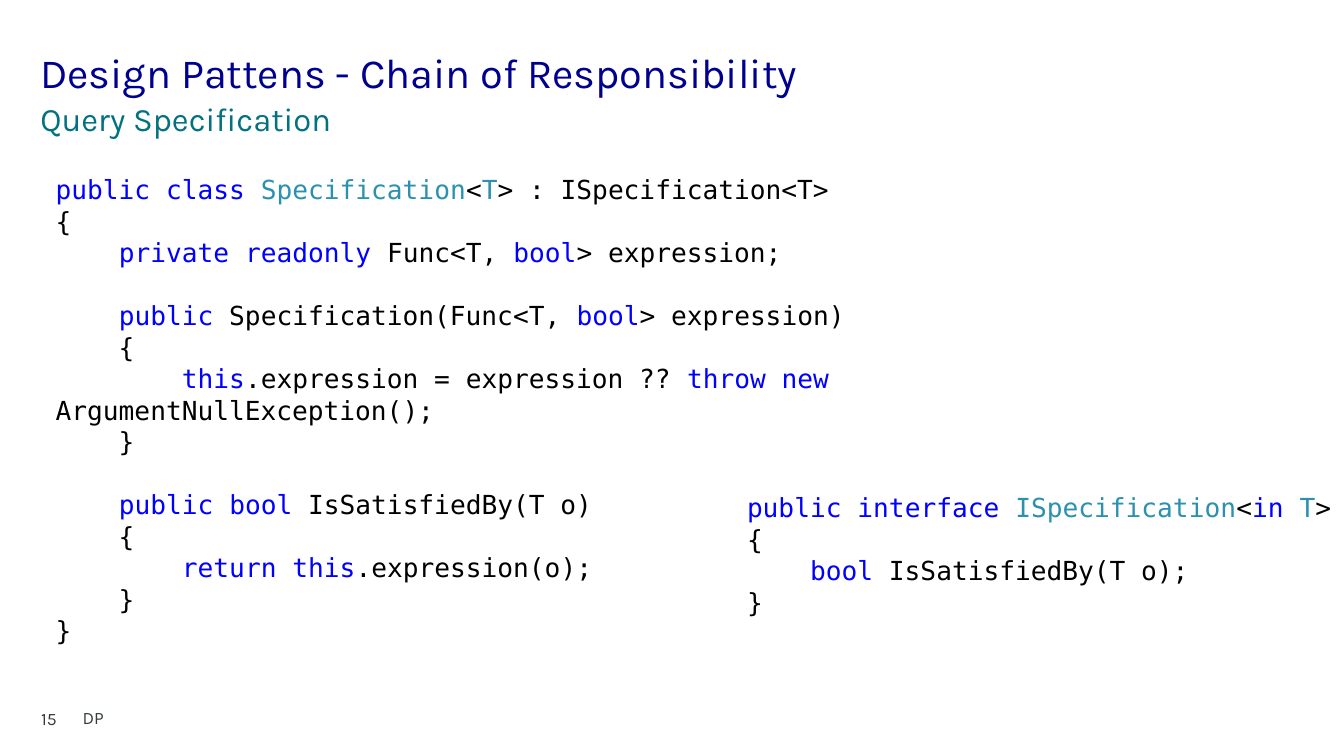
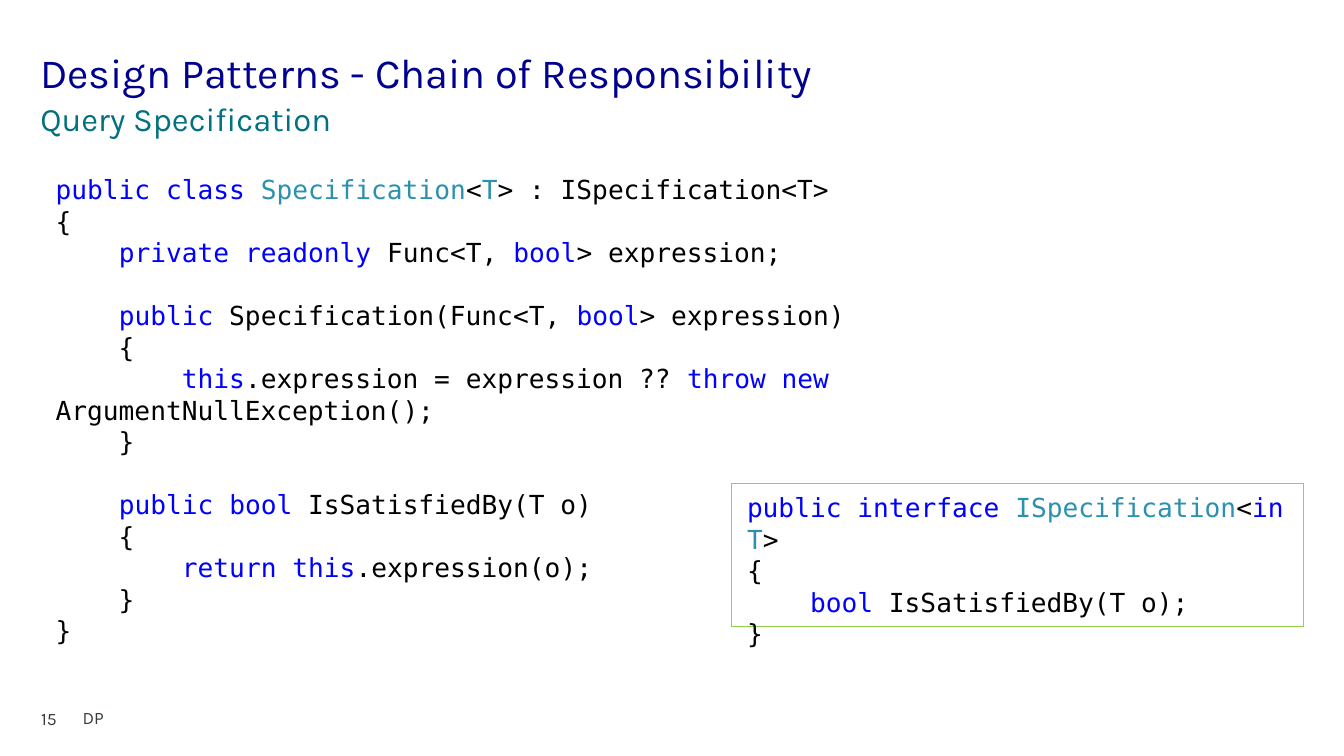
Before and after one commit to jtourvieille/DesignPatterns, a slide deck: slide 15 of Behavioral/ChainOfResp/DP - CoR.pptx. Drawn at 1344x756 pixels with LibreOffice and Linux fonts; fonts in the diff are those of the drawing; background and template pictures are left out. Boxes give left, top, right and bottom in pixels: in the first picture for what was removed or moved away, otherwise in the second. Text is boxed around its words. In the diff, an @@ line names an element or a change of style, - is before the commit and + after.

```diff
--- a/Behavioral/ChainOfResp/DP - CoR.pptx
+++ b/Behavioral/ChainOfResp/DP - CoR.pptx
@@ title at box(40, 59, 812, 99): text changed @@
-Design Pattens - Chain of Responsibility
+Design Patterns - Chain of Responsibility
@@ rectangle "public interface ISpecification<in T>": place and size @@
-rectangle "public interface ISpecification<in T>" at box(747, 497, 1332, 585)
+rectangle "public interface ISpecification<in T>" at box(732, 483, 1305, 626)
@@ rectangle "public interface ISpecification<in T>" at box(732, 483, 1305, 626): outline none to #92D050 0.75 pt @@
```
Also in this commit, not shown: 16 other slides changed, 1 other file.
